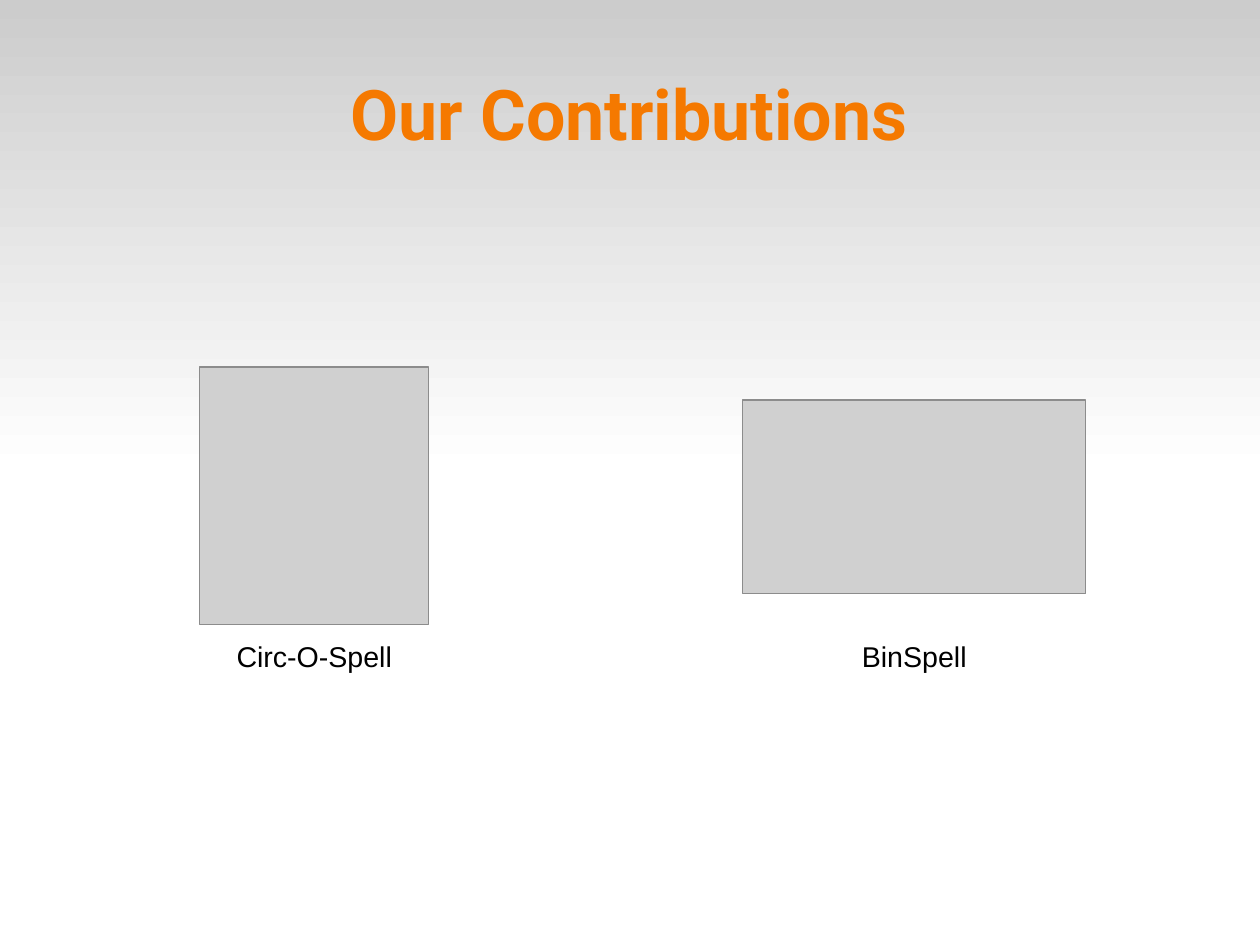
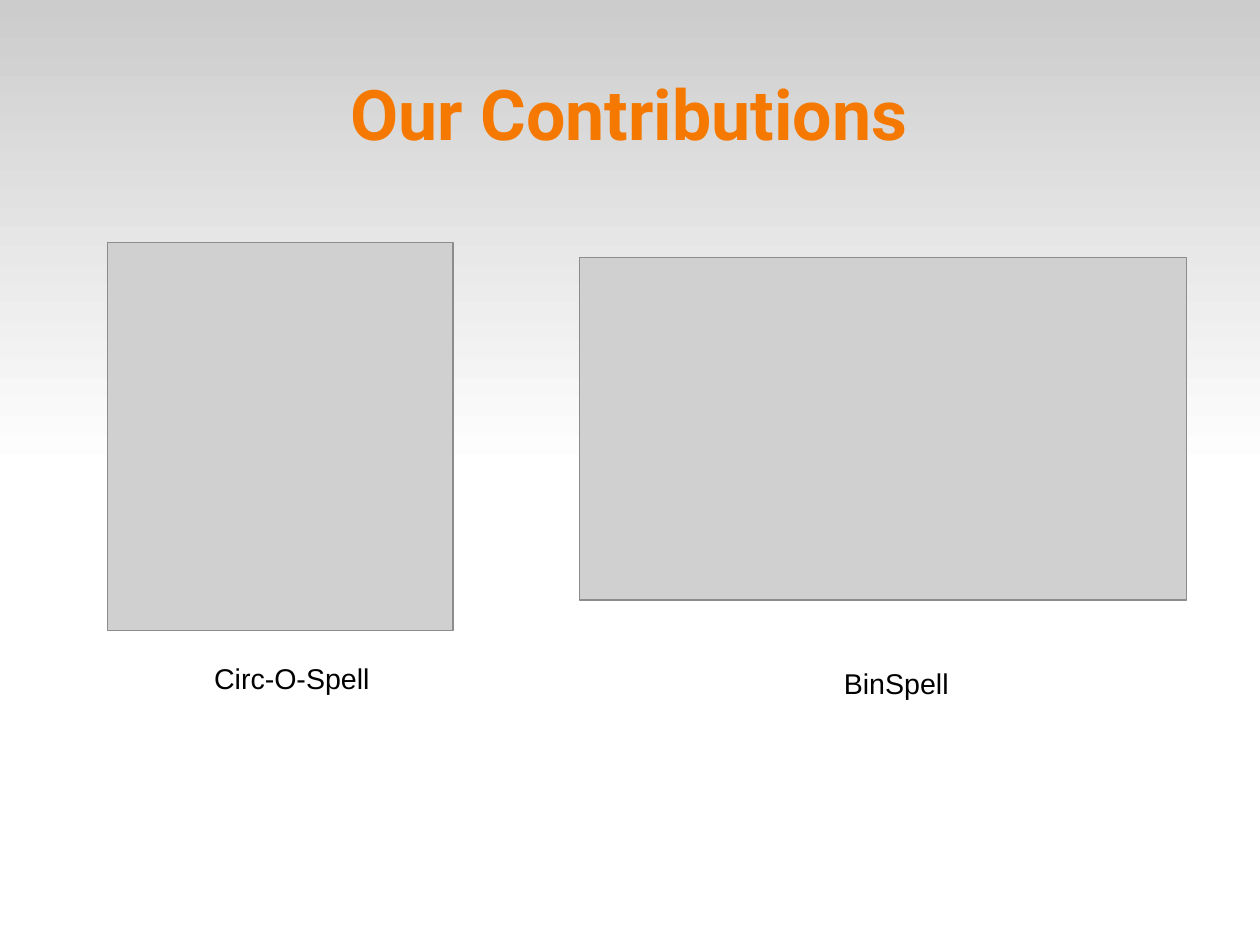
Before and after one commit to abdullah38rcc/BCI-Virtual-Keyboard, a slide deck: slide 4 of master's/docs/virtKey.ppt. Drawn at 1260x945 pixels with LibreOffice and Linux fonts; fonts in the diff are those of the drawing; grey boxes stand for pictures. Boxes give left, top, right and bottom in pixels: in the first picture for what was removed or moved away, otherwise in the second. Text is boxed around its words. In the diff, an @@ line names an element or a change of style, - is before the commit and + after.

```diff
--- a/master's/docs/virtKey.ppt
+++ b/master's/docs/virtKey.ppt
@@ picture: place and size @@
-picture at (199,367,429,624)
+picture at (107,244,453,631)
@@ picture: place and size @@
-picture at (743,400,1086,595)
+picture at (580,257,1187,600)
@@ text "Circ-O-Spell": place and size @@
-text "Circ-O-Spell" at (237,646,392,673)
+text "Circ-O-Spell" at (214,668,369,695)
@@ text "BinSpell": place and size @@
-text "BinSpell" at (862,646,967,673)
+text "BinSpell" at (844,673,949,700)
```
Also in this commit, not shown: 3 other slides changed, 1 other file.
